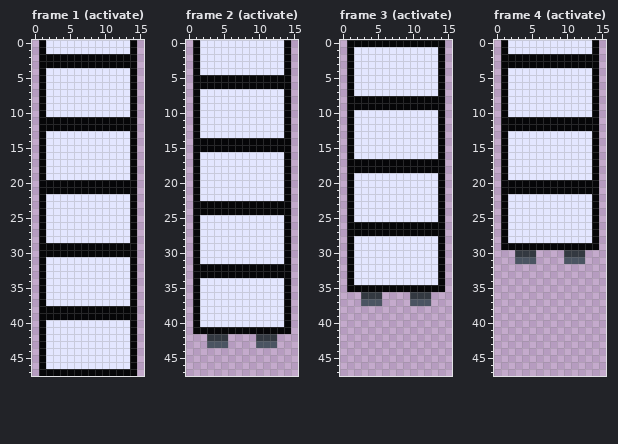
Two versions of one pixel-art file, art/door.aseprite. Above: the version before the commit.
16x48 pixels, 9 frames. Shown: frame 1 (activate), frame 2 (activate), frame 3 (activate), frame 4 (activate). The commit also changed other frames, which this record leaves out.
Now the later version:
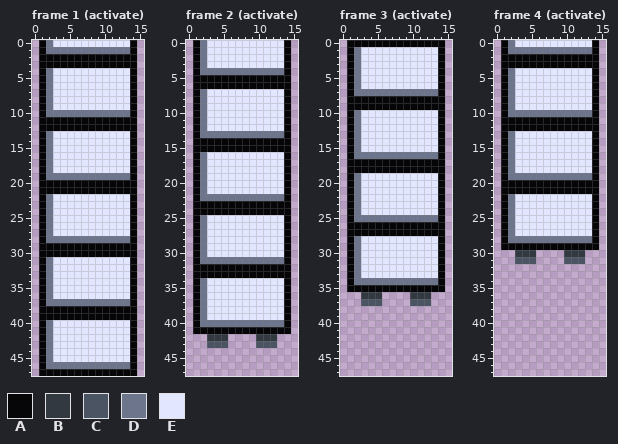
Palette (. is transparent): A #060608  B #333941  C #4a5462  D #6d758d  E #e3e6ff
From old to new:
Frame 1 (activate):
Colour E becomes colour D in row 0 at x 2; in row 1 at x 2 to 13; in rows 4 to 9 at x 2; in row 10 at x 2 to 13; in rows 13 to 18 at x 2; in row 19 at x 2 to 13.
Colour E becomes colour D in rows 22 to 27 at x 2; in row 28 at x 2 to 13; in rows 31 to 36 at x 2; in row 37 at x 2 to 13; in rows 40 to 45 at x 2; in row 46 at x 2 to 13.
Frame 2 (activate):
Colour E becomes colour D in rows 0 to 3 at x 2; in row 4 at x 2 to 13; in rows 7 to 12 at x 2; in row 13 at x 2 to 13; in rows 16 to 21 at x 2; in row 22 at x 2 to 13.
Colour E becomes colour D in rows 25 to 30 at x 2; in row 31 at x 2 to 13; in rows 34 to 39 at x 2; in row 40 at x 2 to 13.
Frame 3 (activate):
Colour E becomes colour D in rows 1 to 6 at x 2; in row 7 at x 2 to 13; in rows 10 to 15 at x 2; in row 16 at x 2 to 13; in rows 19 to 24 at x 2; in row 25 at x 2 to 13.
Colour E becomes colour D in rows 28 to 33 at x 2; in row 34 at x 2 to 13.
Frame 4 (activate):
Colour E becomes colour D in row 0 at x 2; in row 1 at x 2 to 13; in rows 4 to 9 at x 2; in row 10 at x 2 to 13; in rows 13 to 18 at x 2; in row 19 at x 2 to 13.
Colour E becomes colour D in rows 22 to 27 at x 2; in row 28 at x 2 to 13.
Pixel boxes of the changes (left, top, right, bottom) in both pictures:
changed: (46, 40, 130, 369)
changed: (200, 40, 284, 327)
changed: (354, 47, 438, 285)
changed: (508, 40, 592, 243)
